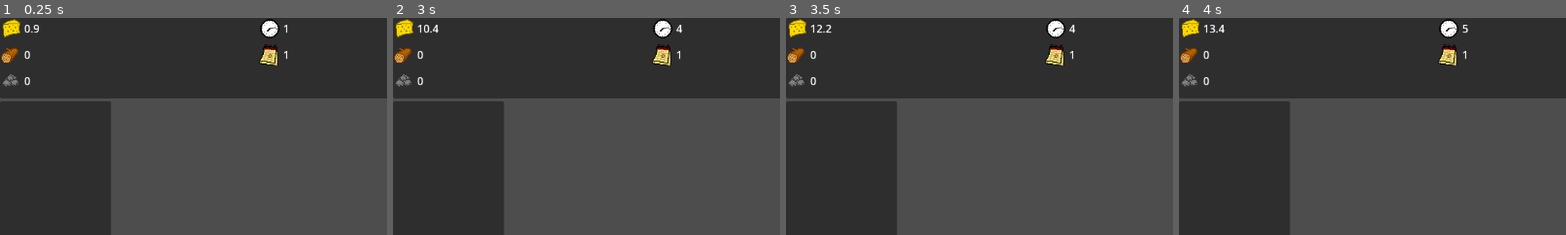
Above: before the commit, frames 1-4 (left to right).
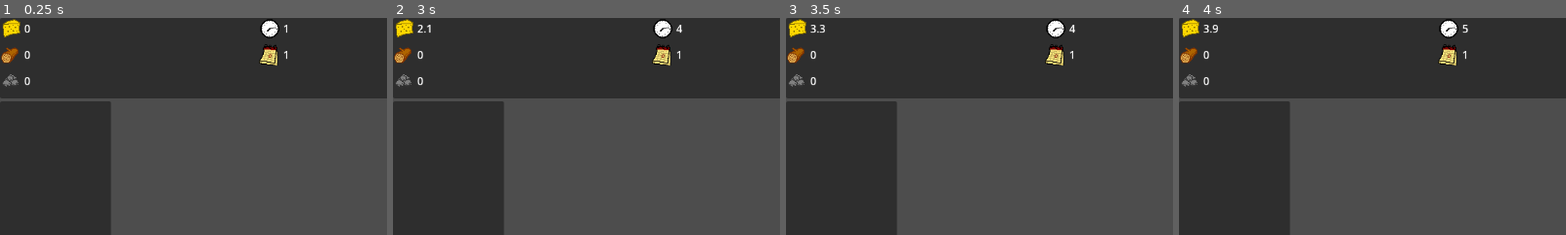
Above: after the commit, the same moments.

Repository: Roling551/td
Game: Godot game, scene res://scenes/node_2d.tscn
The game is run twice, just before and just after one commit, with the same random seed, the same clock (stepped at 60 frames per second) and the same inputs.
Inputs:
- Up to frame 1 (0.25 s): no input
- Up to frame 2 (3 s): click "Increase population" at 0.5 s; click "Decrease population" at 1.25 s; click "Add building" at 2 s; click "Increase population" at 2.75 s
- Up to frame 3 (3.5 s): no input
- Up to frame 4 (4 s): click "Decrease population" at 3.5 s
The pictures show only the part of the screen within x 0-50%, y 0-50%; the shares and areas given below are measured in that part.

The runs differ from the first frame. In frame 1, less than 0.1% of the frame differs, in the area x 8-11%, y 3-8%; in frame 2, 0.1%; in frame 3, 0.1%; in frame 4, 0.1%, in the area x 6-12%, y 3-8%.

Commit message:
Add productivity component

Diff:
--- a/scripts/AssignResourcesToPopulation.gd
+++ b/scripts/AssignResourcesToPopulation.gd
@@ -3,9 +3,10 @@
 
 static func basic_assign(population_container: PopulationContainer, resources_container: ResourcesContainer):
 	var food = resources_container.get_resource("food")
+
 	food = Util.divide_resource_proportianlly_to_request(
 		food,
-		population_container.population,
+		population_container.working_population,
 		func(citizen):
 			return max(0, 0.9 - citizen.needs["satiety"]),
 		func(citizen, amount):
@@ -13,9 +14,9 @@
 	)
 	food = Util.divide_resource_proportianlly_to_request(
 		food,
-		population_container.working_population,
+		population_container.population,
 		func(citizen):
-			return max(0, 0.7 - citizen.needs["satiety"]),
+			return max(0, 0.5 - citizen.needs["satiety"]),
 		func(citizen, amount):
 			citizen.feed(amount)
 	)
--- a/scripts/BuildingsFactory.gd
+++ b/scripts/BuildingsFactory.gd
@@ -10,14 +10,16 @@
 				{"position": Vector2i(0,-1)}
 			],
 			"components": {
+				"population": func(building): return PopulationComponent.new(main_script.population_container),
+				"productivity": func(building): return ProductivityComponent.new(building),
 				"resources" :
-					func():
+					func(building):
 						return ResourcesComponent.new(
+							building,
 							main_script.resources_container,
-							func():
-								main_script.resources_container.change_resource("food", 0.02)
+							func(productivity):
+								main_script.resources_container.change_resource("food", 0.02*productivity)
 						),
-				"population": func(): return PopulationComponent.new(main_script.population_container),
 			}
 		}
 	]
--- a/scripts/BuildingsList.gd
+++ b/scripts/BuildingsList.gd
@@ -23,10 +23,9 @@
 			return
 
 	var components = {}
+	var building = Building.new(components)
 	for component_name in building_pattern["components"]:
-		components[component_name] = building_pattern["components"][component_name].call()
-
-	var building = Building.new(components)
+		components[component_name] = building_pattern["components"][component_name].call(building)
 
 	for tile in building_pattern["tiles"]:
 		if tile.has("sprite"):
--- /dev/null
+++ b/scripts/ProductivityComponent.gd
@@ -0,0 +1,18 @@
+extends Node
+class_name ProductivityComponent
+
+var population_component
+
+var productivity = 0
+
+func _init(_building):
+	population_component = _building.building_components["population"]
+
+func has_ui():
+	return false
+
+func action():
+	productivity = calculate_productivity()
+
+func calculate_productivity():
+	return float(population_component.assigned_population.size()) / population_component.max_population
--- a/scripts/ResourcesComponent.gd
+++ b/scripts/ResourcesComponent.gd
@@ -1,15 +1,17 @@
 extends Node
 class_name ResourcesComponent
 
+var productivity_component
 var resources_container
 var resource_action
 
 func has_ui():
 	return false
 
-func _init(_resources_container, _resource_action):
+func _init(_building, _resources_container, _resource_action):
+	productivity_component = _building.building_components["productivity"]
 	resources_container = _resources_container
 	resource_action = _resource_action
 
 func action():
-	resource_action.call()
+	resource_action.call(productivity_component.productivity)
